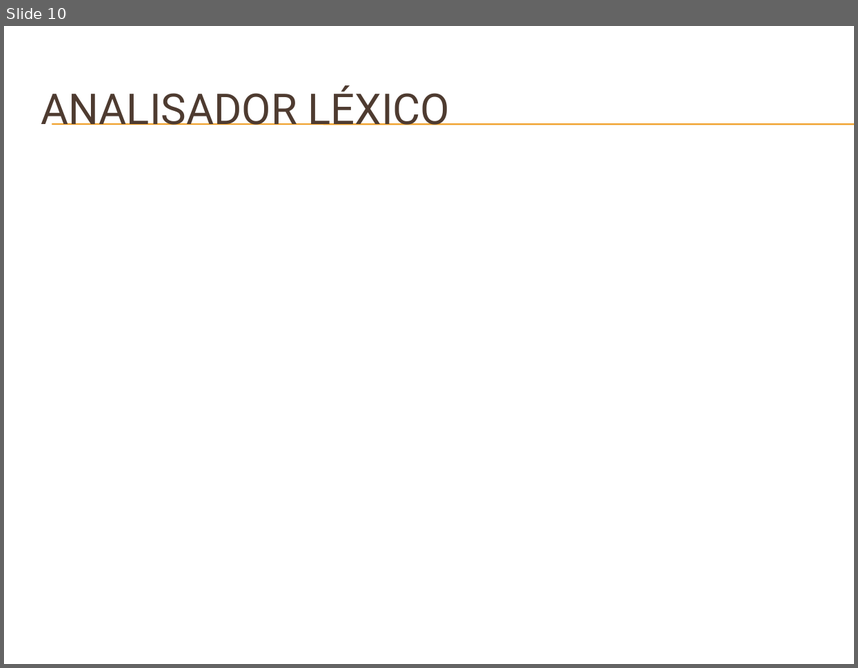
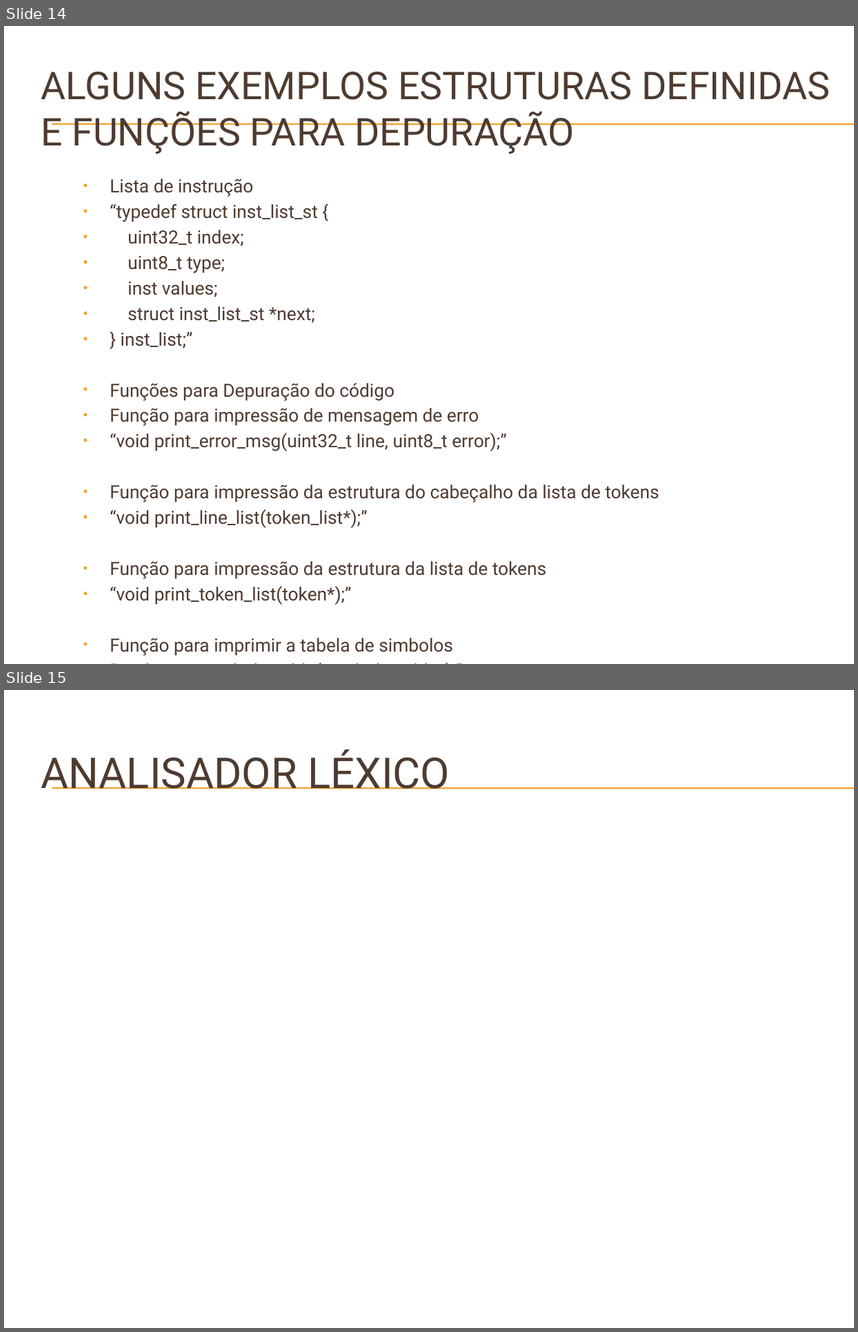
Before and after one commit to badershs/mips-assembler-unb, a slide deck: doc/Apresentação do GMAG – Software Básico.pptx. Shown one above the other, each under a label of ours: slide 10 before the commit, slides 14 and 15 after it. The pictures are 858x668 and 858x1332 pixels, drawn with LibreOffice and Linux fonts; fonts in the diff are those of the drawing; background and template pictures are left out. Boxes give left, top, right and bottom in pixels: in the first picture for what was removed or moved away, otherwise in the second. Text is boxed around its words. In the diff, an @@ line names an element or a change of style, - is before the commit and + after.

```diff
--- a/doc/Apresentação do GMAG – Software Básico.pptx
+++ b/doc/Apresentação do GMAG – Software Básico.pptx
@@ slide 14 added at <box>4,26,854,664</box>, background picture (left out); not listed: 2 template elements that a slide beside it also shows @@
@@ title added at <box>41,72,831,154</box>, 32.4 pt, text #4E3B30 @@
+ALGUNS EXEMPLOS ESTRUTURAS DEFINIDAS E FUNÇÕES PARA DEPURAÇÃO
@@ text added at <box>110,178,659,655</box>, 15.4 pt, text #4E3B30 @@
+  • Lista de instrução
+  • “typedef struct inst_list_st {
+  • uint32_t index;
+  • uint8_t type;
+  • inst values;
+  • struct inst_list_st *next;
+  • } inst_list;”
+  • Funções para Depuração do código
+  • Função para impressão de mensagem de erro
+  • “void print_error_msg(uint32_t line, uint8_t error);”
+  • Função para impressão da estrutura do cabeçalho da lista de tokens
+  • “void print_line_list(token_list*);”
+  • Função para impressão da estrutura da lista de tokens
+  • “void print_token_list(token*);”
+  • Função para imprimir a tabela de simbolos
+  • “void print_symbols_table(symbols_table*);”
@@ what was slide 10 is now slide 15 @@
```
Also in this commit, not shown: 2 slides changed, 15 other slides added, 15 slides removed.
